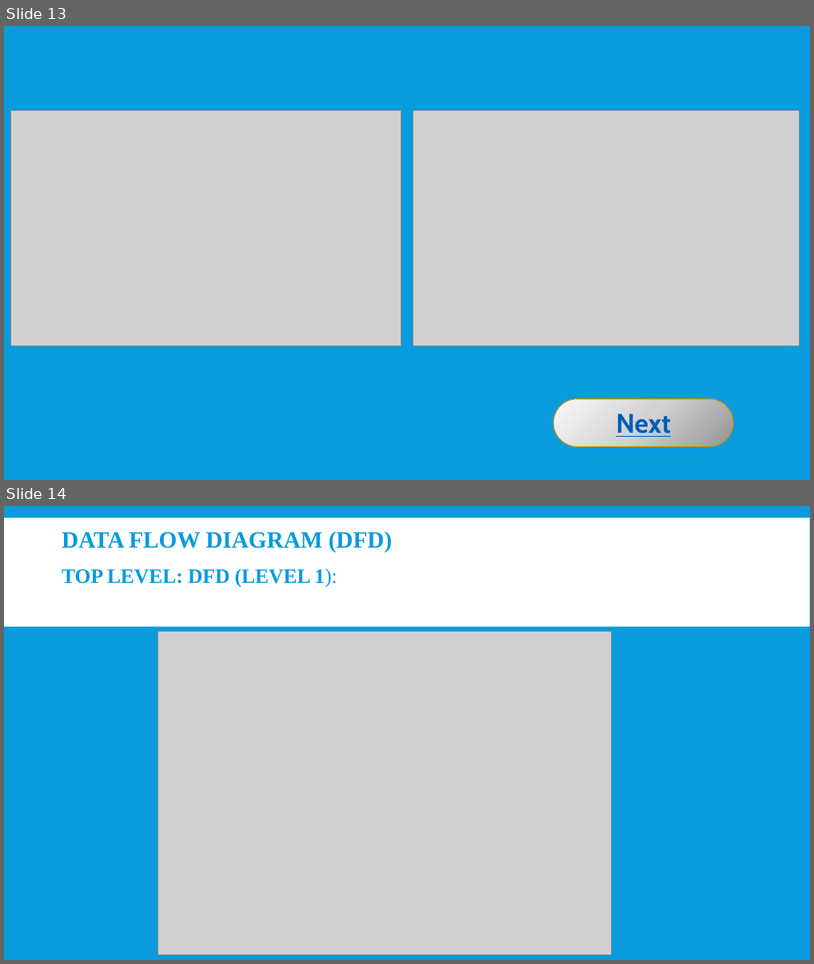
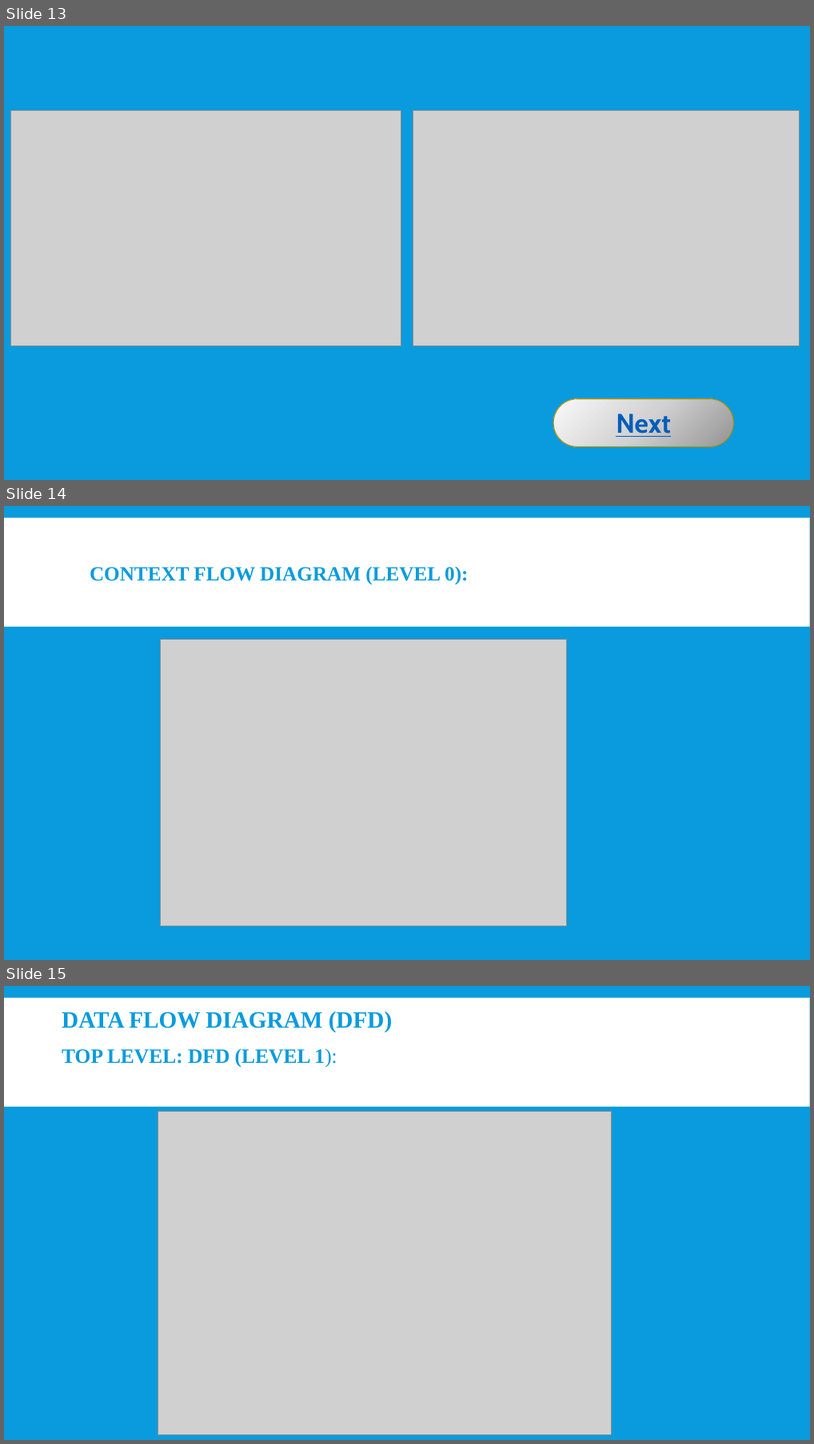
Before and after one commit to SanjayJoshi116/Extra-Curricular-Activity-Management, a slide deck: Project Docs/Presentation.pptx. Shown one above the other, each under a label of ours: slides 13 and 14 before the commit, slides 13, 14 and 15 after it. The pictures are 814x964 and 814x1444 pixels, drawn with LibreOffice and Linux fonts; fonts in the diff are those of the drawing; grey boxes stand for pictures. Boxes give left, top, right and bottom in pixels: in the first picture for what was removed or moved away, otherwise in the second. Text is boxed around its words. In the diff, an @@ line names an element or a change of style, - is before the commit and + after.

```diff
--- a/Project Docs/Presentation.pptx
+++ b/Project Docs/Presentation.pptx
@@ slide 14 added at (x1=4, y1=506, x2=810, y2=960), background #099BDD; not listed: 1 template element that a slide beside it also shows @@
@@ title added at (x1=90, y1=566, x2=468, y2=584), 24 pt, text #099BDD, bold @@
+CONTEXT FLOW DIAGRAM (LEVEL 0):
@@ picture added at (x1=160, y1=639, x2=566, y2=925) @@
@@ what was slide 14 is now slide 15 @@
```
Also in this commit, not shown: 5 slides changed, 1 other file.
